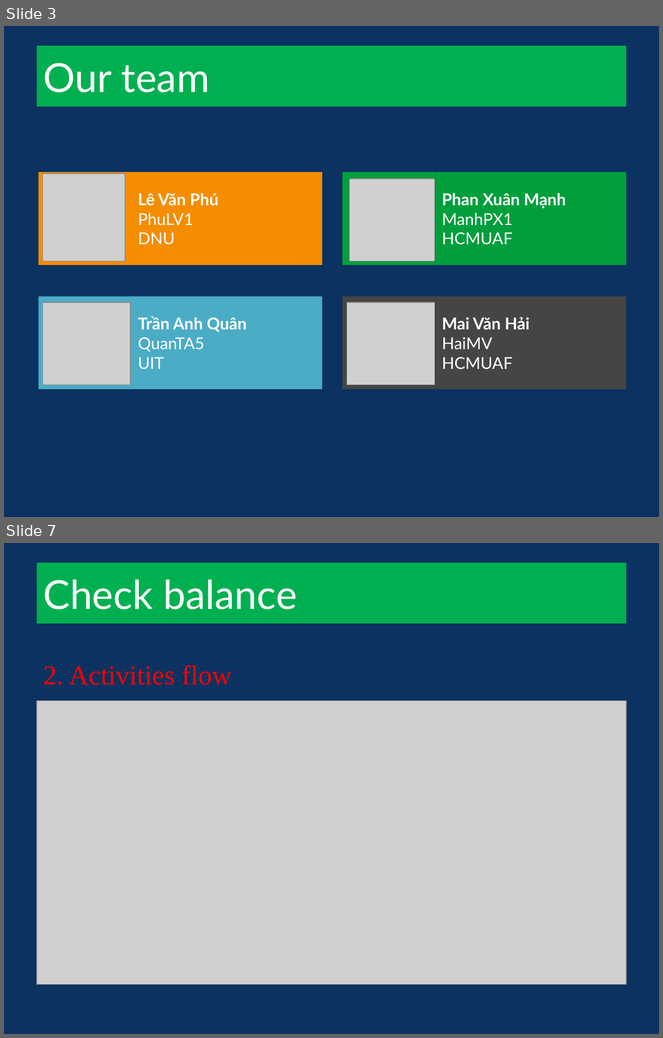
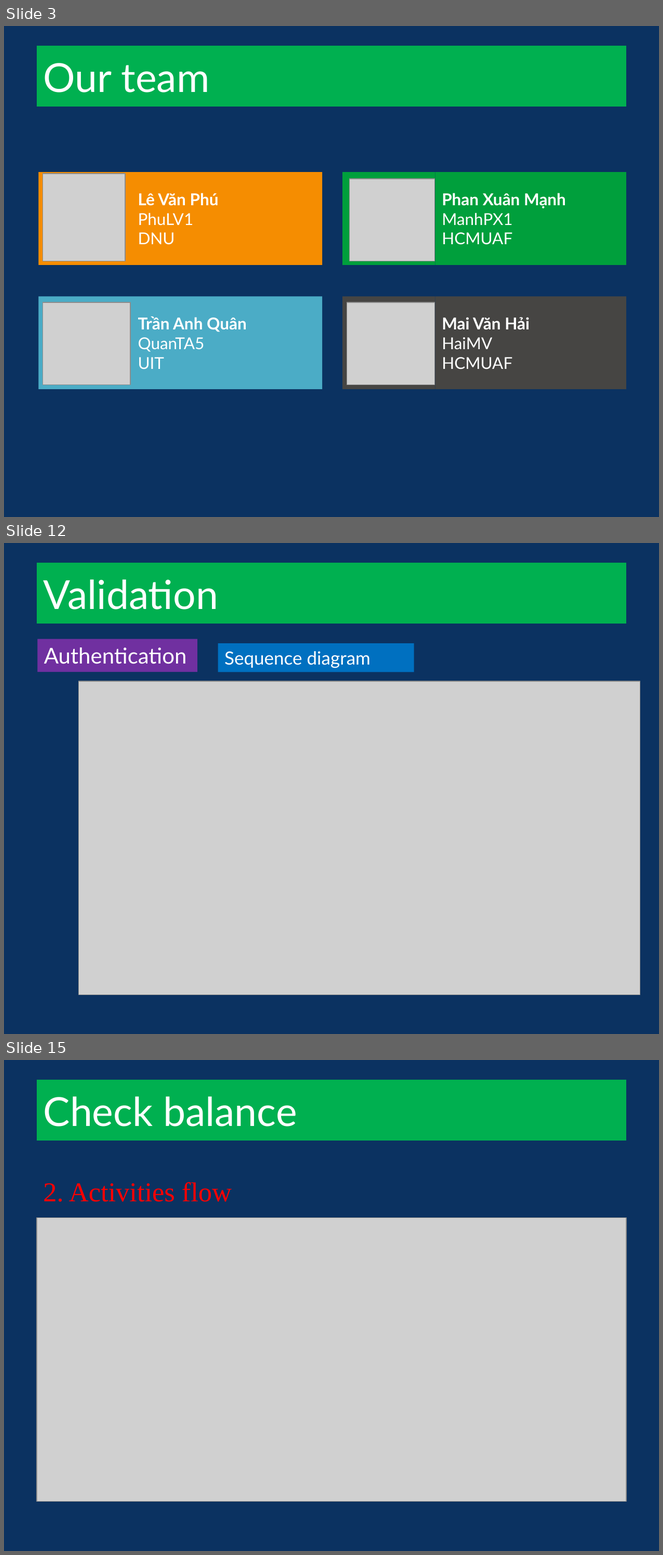
Before and after one commit to heartsmile/ATM_HMPQ, a slide deck: doc/ATM slide.pptx. Shown one above the other, each under a label of ours: slides 3 and 7 before the commit, slides 3, 12 and 15 after it; the slides between them are not shown. The pictures are 663x1038 and 663x1555 pixels, drawn with LibreOffice and Linux fonts; fonts in the diff are those of the drawing; grey boxes stand for pictures; background and template pictures are left out. Boxes give left, top, right and bottom in pixels: in the first picture for what was removed or moved away, otherwise in the second. Text is boxed around its words. In the diff, an @@ line names an element or a change of style, - is before the commit and + after.

```diff
--- a/doc/ATM slide.pptx
+++ b/doc/ATM slide.pptx
@@ slide 12 added at bbox=[4, 543, 659, 1034], background #0B3261 @@
@@ title added at bbox=[37, 563, 626, 624], fill #00B050, 44 pt, text #FFFFFF @@
+Validation
@@ rectangle added at bbox=[37, 639, 197, 672], fill #7030A0, 24 pt, text #FFFFFF @@
+Authentication
@@ rectangle added at bbox=[218, 643, 414, 672], fill #0070C0, 20 pt, text #FFFFFF @@
+Sequence diagram
@@ picture added at bbox=[79, 681, 640, 995] @@
@@ what was slide 7 is now slide 15 @@
```
Also in this commit, not shown: 4 slides changed, 11 other slides added, 2 slides removed.
